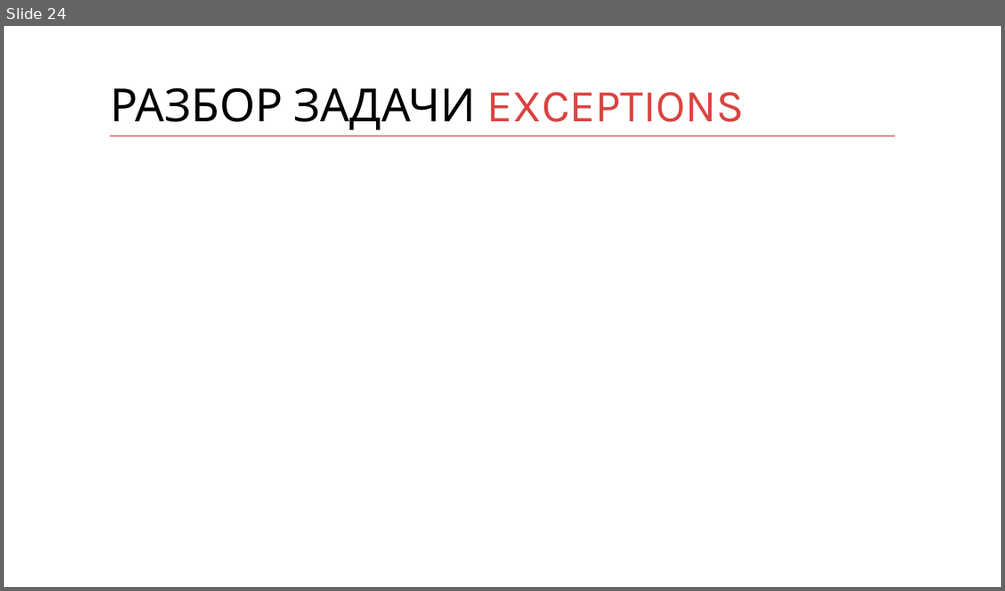
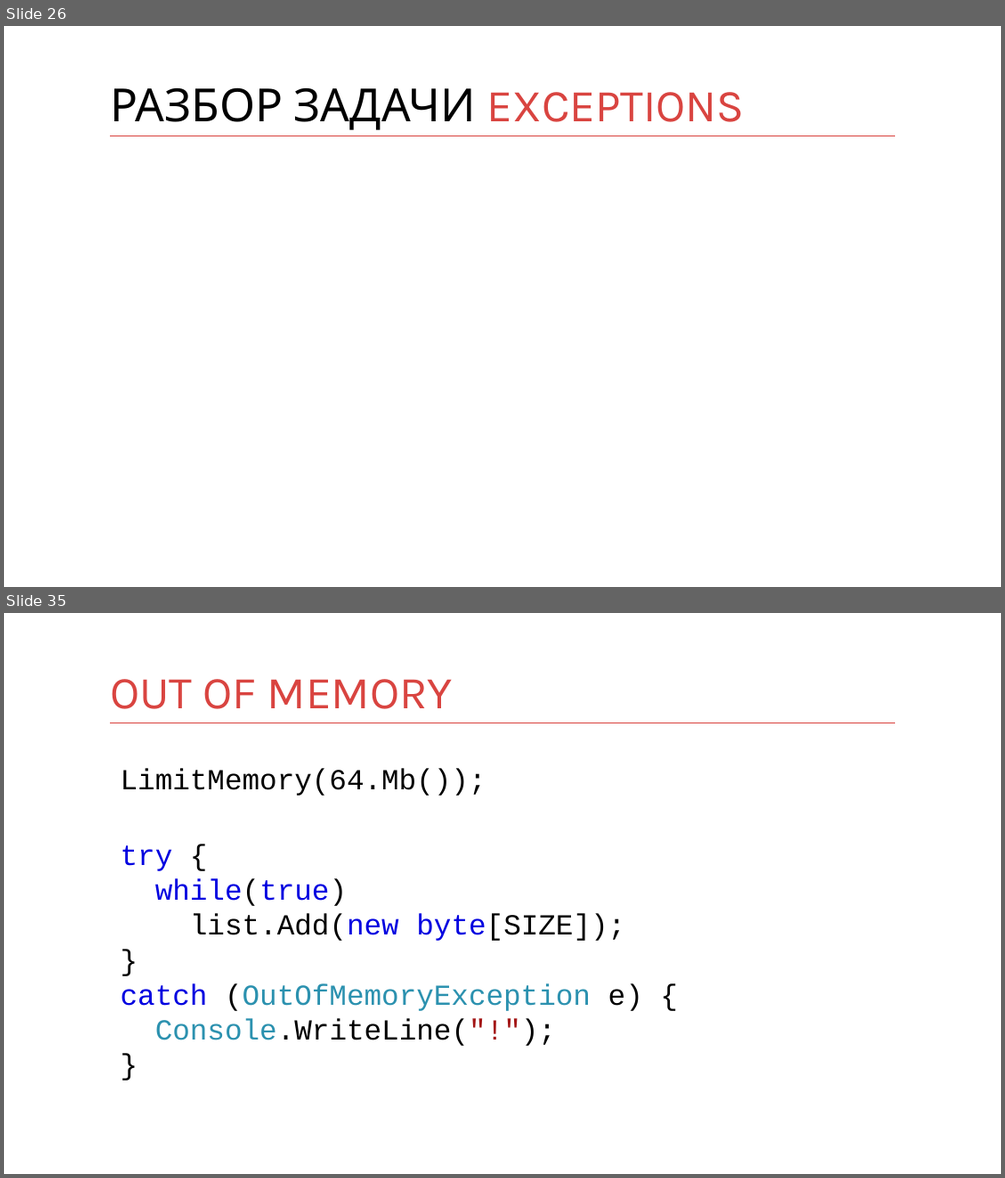
Before and after one commit to kontur-courses/exceptions, a slide deck: exceptions.pptx. Shown one above the other, each under a label of ours: slide 24 before the commit, slides 26 and 35 after it; the slides between them are not shown. The pictures are 1005x591 and 1005x1178 pixels, drawn with LibreOffice and Linux fonts; fonts in the diff are those of the drawing. Boxes give left, top, right and bottom in pixels: in the first picture for what was removed or moved away, otherwise in the second. Text is boxed around its words. In the diff, an @@ line names an element or a change of style, - is before the commit and + after.

Commit message:
+tasks and unhandled exceptions in pptx

```diff
--- a/exceptions.pptx
+++ b/exceptions.pptx
@@ slide 35 added at <box>4,613,1001,1174</box>, background #FFFFFF; not listed: 1 template element that a slide beside it also shows @@
@@ title added at <box>110,679,453,709</box>, 44 pt, text #D94440 @@
+OUT OF MEMORY
@@ text added at <box>121,768,643,1046</box>, 28 pt, text #000000 @@
+LimitMemory(64.Mb());
+try {
+while(true)
+list.Add(new byte[SIZE]);
+}
+catch (OutOfMemoryException e) {
+Console.WriteLine("!");
+}
@@ what was slide 24 is now slide 26 @@
```
Also in this commit, not shown: 3 slides changed, 17 other slides added.
